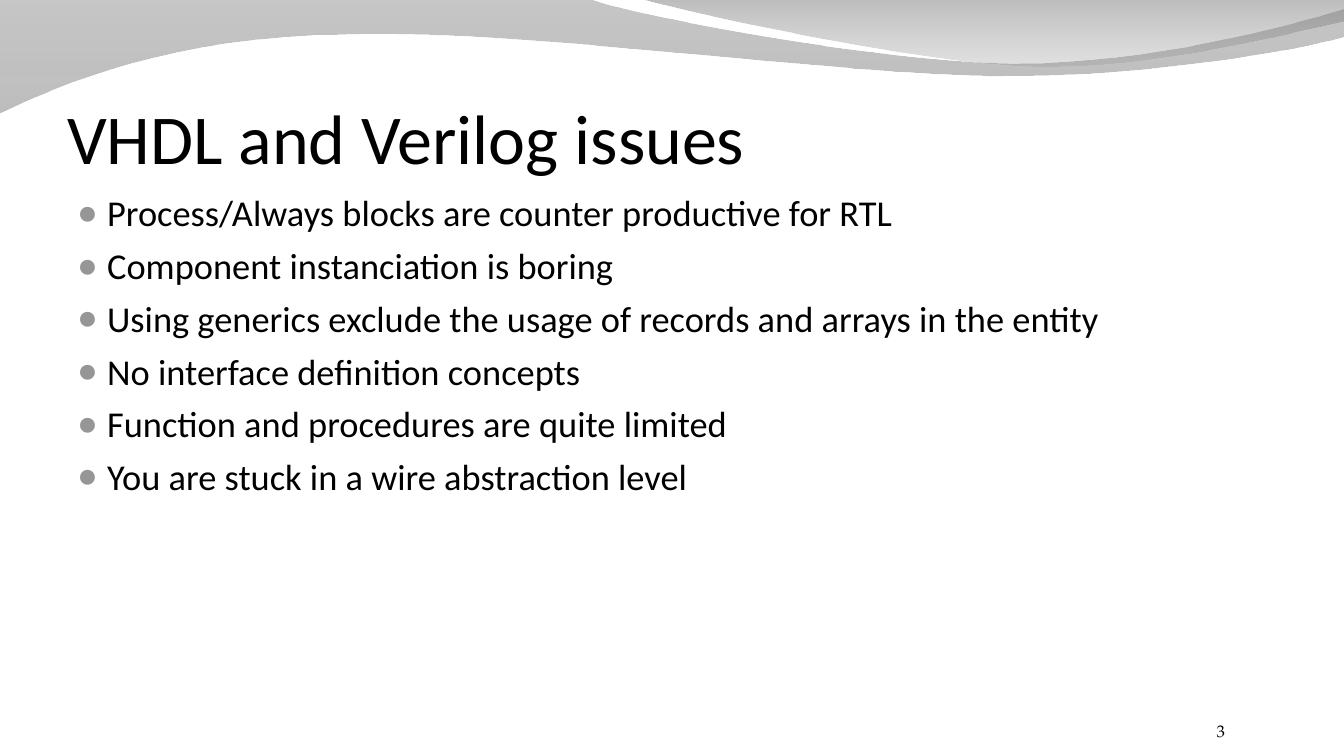
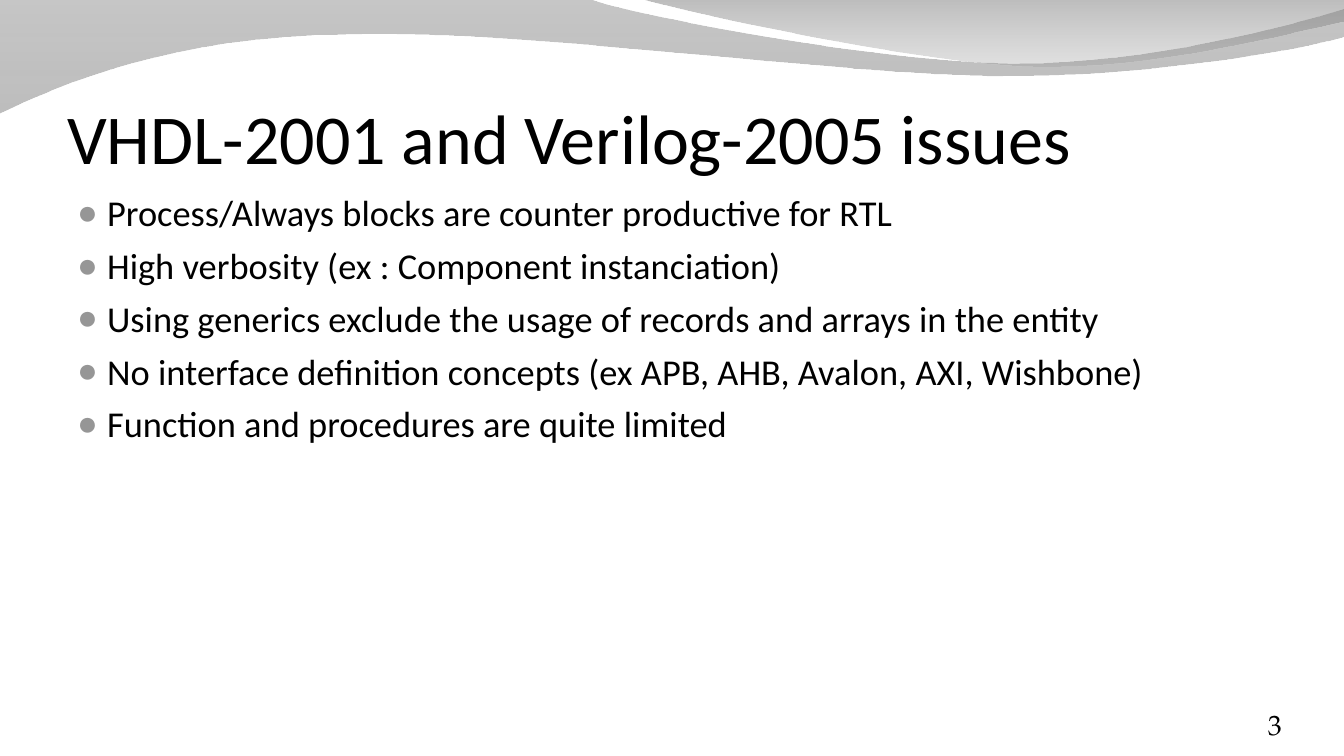
Before and after one commit to SpinalHDL/SpinalDoc, a slide deck: slide 3 of presentation/en/presentation_move_forward.odp. Drawn at 1344x756 pixels with LibreOffice and Linux fonts; fonts in the diff are those of the drawing; background and template pictures are left out. Boxes give left, top, right and bottom in pixels: in the first picture for what was removed or moved away, otherwise in the second. Text is boxed around its words. In the diff, an @@ line names an element or a change of style, - is before the commit and + after.

Commit message:
presentation_move_forward

```diff
--- a/presentation/en/presentation_move_forward.odp
+++ b/presentation/en/presentation_move_forward.odp
@@ title at (67, 115, 1071, 176): text changed @@
-VHDL and Verilog issues
+VHDL-2001 and Verilog-2005 issues
@@ text at (107, 252, 780, 286): text changed @@
-● Component instanciation is boring
+● High verbosity (ex : Component instanciation)
@@ text at (107, 358, 1143, 391): text changed @@
-● No interface definition concepts
+● No interface definition concepts (ex APB, AHB, Avalon, AXI, Wishbone)
@@ text at (107, 464, 687, 491): paragraph removed @@
-● You are stuck in a wire abstraction level
@@ page number: place and size @@
-page number at (1217, 725, 1225, 738)
+page number at (1268, 715, 1282, 736)
@@ page number at (1268, 715, 1282, 736): size 12 to 20 pt @@
```
Also in this commit, not shown: 33 other slides changed, 5 slides added, 2 slides removed, 1 other file.
